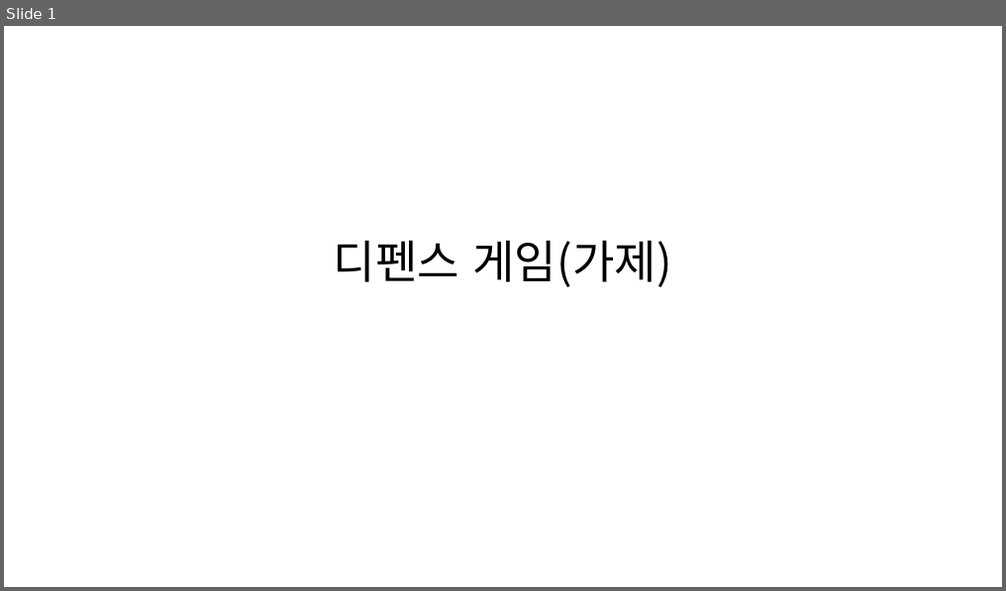
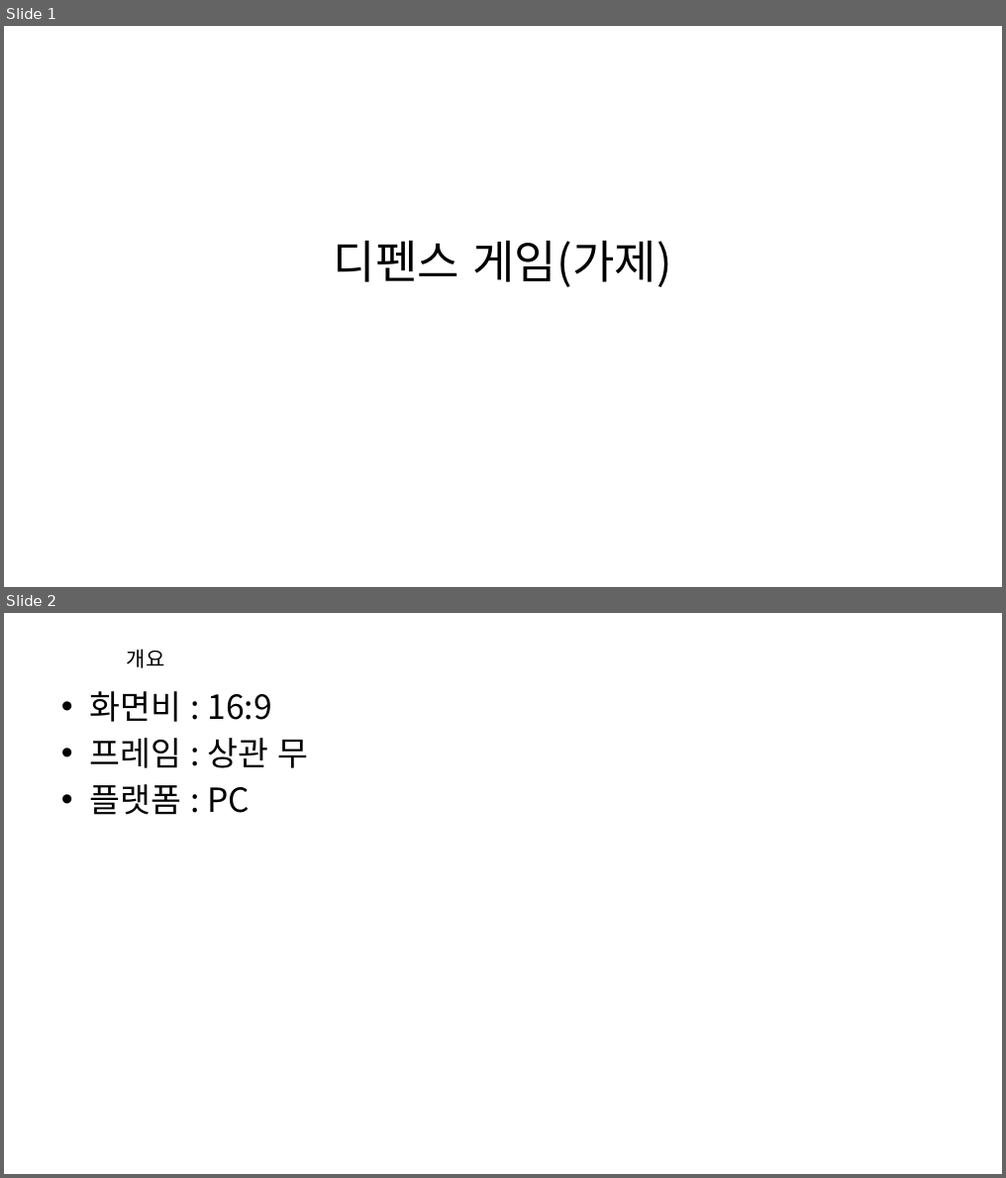
Before and after one commit to JeonJohnson/BICTestRepository, a slide deck: 디펜스 게임 (프로토 타입 기획서)1.pptx. Shown one above the other, each under a label of ours: slide 1 before the commit, slides 1 and 2 after it. The pictures are 1006x591 and 1006x1178 pixels, drawn with LibreOffice and Linux fonts; fonts in the diff are those of the drawing. Boxes give left, top, right and bottom in pixels: in the first picture for what was removed or moved away, otherwise in the second. Text is boxed around its words. In the diff, an @@ line names an element or a change of style, - is before the commit and + after.

```diff
--- a/디펜스 게임 (프로토 타입 기획서)1.pptx
+++ b/디펜스 게임 (프로토 타입 기획서)1.pptx
@@ slide 2 added at [4,613,1002,1174], background #FFFFFF @@
@@ title added at [127,649,165,668], 20 pt, text #000000 @@
+개요
@@ text added at [89,691,309,815], 32 pt, text #000000 @@
+• 화면비 : 16:9
+• 프레임 : 상관 무
+• 플랫폼 : PC
```
Also in this commit, not shown: 4 slides changed, 4 other slides added.
